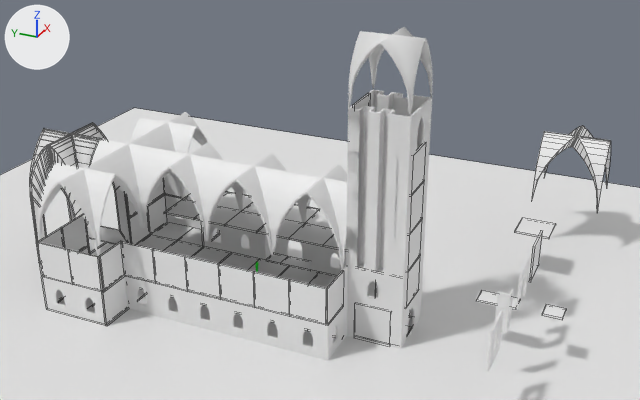
What one commit did to the Blender file Assets/Scenes/GothicChurch.blend.
One viewpoint serves both versions: a camera (50 mm lens) standing at (-76.7, -24.2, 51.8) and looking at (8.3, 14.1, 9.3). Lighting does not change. The marker at upper left points along +X, +Y and +Z. Mesh edges are drawn as thin lines on the coarser meshes.

Names of what the first picture shows: 'Chruch Floor 4x4x0.2_proxy.005', 'Chruch Floor 4x4x0.2_proxy.006', 'Church Vault 8x8_proxy.001', 'Church Vault 8x8_proxy.004', 'Church Vault 8x8_proxy.006', 'Church Vault Tower Top', 'Church Wall 4x4x0.2_proxy.006', 'Church Wall 4x4x0.2_proxy.008', 'Church Window 4x4x0.2_proxy.007', 'Church Window 4x4x0.2_proxy.008', 'LOD_A_Vault', 'Plane'.
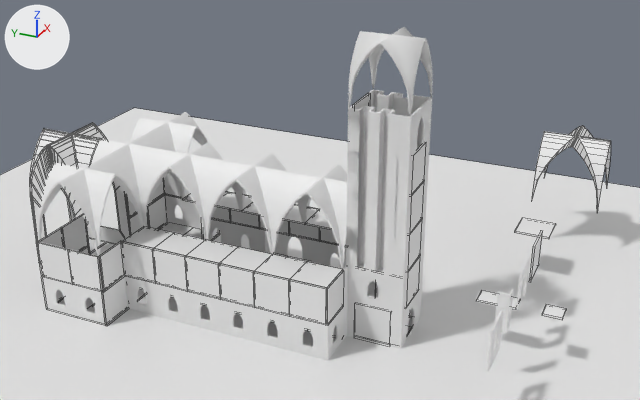
Location of each change, (x1, y1, x2, y2) in pixels of the pictures (640 x 400 px):
'Chruch Floor 4x4x0.2_proxy.006', modifiers changed (21% wider, 59% taller): before (164, 192, 346, 252); after (123, 192, 343, 288)
part 1 of me_church_vault_8x8, shading changed: (29, 123, 131, 261) in both
'Chruch Floor 4x4x0.2_proxy.005', unchanged, covered by the edit: before (191, 246, 337, 288)
'Chruch Floor 4x4x0.2_proxy.003', unchanged, covered by the edit: (58, 223, 220, 325) in both
'Church Wall 4x4x0.2_proxy.007', unchanged, uncovered by the edit: before (227, 191, 320, 210); after (211, 191, 346, 247)

What the commit changed:
me_church_vault_8x8 has 492 vertices, 502 faces and spans x -8.0..0.0, y 0.0..8.0, z -8.0..8.0.
me_church_vault_8x8 is used by ob_church_vault_8x8_proxy_006; parent ob_chancel; location (4.0, 46.0, 8.0); rotation (0.0, 0.0, 1.571), in degrees (0, 0, 90).
me_church_vault_8x8 part 1: all faces are now shaded flat (502 of 502 changed).
Object 'Chruch Floor 4x4x0.2_proxy.006' (ob_chruch_floor_4x4x0_2_proxy_006) has a MIRROR modifier named 'Mirror'.
Modifier setting: mirror_object = ob_mirror.
